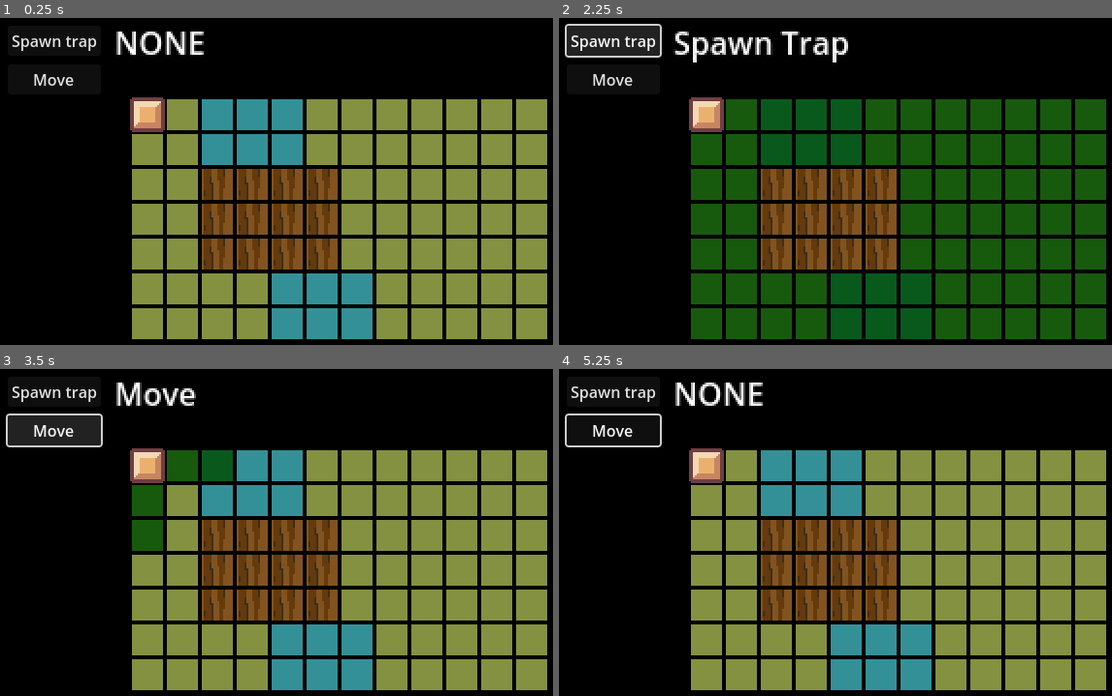
Above: before the commit, frames 1-4 (two rows, left to right).
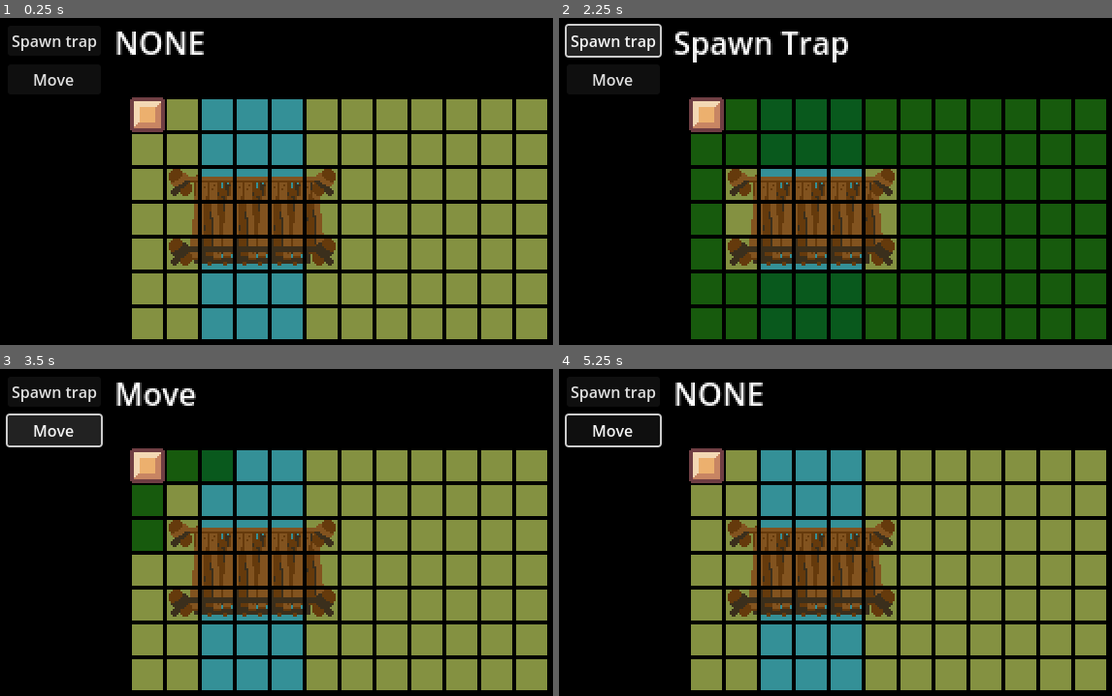
Above: after the commit, the same moments.

Repository: SadnessTrain/ronin-final-breath
Game: Godot game, scene res://Scenes/MainScene.tscn
The game is run twice, just before and just after one commit, with the same random seed, the same clock (stepped at 60 frames per second) and the same inputs.
Inputs (mouse positions are in pixels of both pictures, inside the frame that each line leads up to):
- Up to frame 1 (0.25 s): no input
- Up to frame 2 (2.25 s): click "Spawn trap" at 0.5 s; click "Move" at 1.25 s; click "Spawn trap" at 2 s
- Up to frame 3 (3.5 s): click "Move" at 2.75 s
- Up to frame 4 (5.25 s): click "Spawn trap" at 3.5 s; click "Move" at 4.25 s; tap Enter at 5 s; move the mouse to (708, 467) at 5.02 s; click (708, 467) at 5.1 s

The runs differ from the first frame. In frame 1, 8.3% of the frame differs, in the area x 30-68%, y 46-99%; in frame 2, 4.9%; in frame 3, 8.3%; in frame 4, 8.3%.

Commit message:
Add textures for bridge edges and corners

Diff:
--- a/Scripts/Entities/Obstacle/BridgeEntity.gd
+++ b/Scripts/Entities/Obstacle/BridgeEntity.gd
@@ -1,7 +1,17 @@
 extends Entity
 class_name BridgeEntity
 
+var bridgeLeftTopCorner = preload("res://Textures/Playfield/Bridge/BridgeLeftTopCorner.png")
+var bridgeTopEdge = preload("res://Textures/Playfield/Bridge/BridgeTopEdge.png")
+var bridgeRightTopCorner = preload("res://Textures/Playfield/Bridge/BridgeRightTopCorner.png")
+
+var bridgeLeftMiddleEdge = preload("res://Textures/Playfield/Bridge/BridgeLeftMiddleEdge.png")
 var bridgeMiddle = preload("res://Textures/Playfield/Bridge/BridgeMiddle.png")
+var bridgeRightMiddleEdge = preload("res://Textures/Playfield/Bridge/BridgeRightMiddleEdge.png")
+
+var bridgeLeftBottomCorner = preload("res://Textures/Playfield/Bridge/BridgeLeftBottomCorner.png")
+var bridgeBottomEdge = preload("res://Textures/Playfield/Bridge/BridgeBottomEdge.png")
+var bridgeRightBottomCorner = preload("res://Textures/Playfield/Bridge/BridgeRightBottomCorner.png")
 
 @export var sprite: Sprite2D
 
@@ -13,6 +23,28 @@
 
 func GetTexture() -> Texture2D:
 
+	print(direction)
+
+	match direction:
+		Vector2i(-1, -1):
+			return bridgeLeftTopCorner
+		Vector2i(0, -1):
+			return bridgeTopEdge
+		Vector2i(1, -1):
+			return bridgeRightTopCorner
+
+		Vector2i(-1, 0):
+			return bridgeLeftMiddleEdge
+		Vector2i(1, 0):
+			return bridgeRightMiddleEdge
+
+		Vector2i(-1, 1):
+			return bridgeLeftBottomCorner
+		Vector2i(0, 1):
+			return bridgeBottomEdge
+		Vector2i(1, 1):
+			return bridgeRightBottomCorner
+
 	return bridgeMiddle
 
 func UpdateTexture():
--- a/Scripts/Playfield/Playfield.gd
+++ b/Scripts/Playfield/Playfield.gd
@@ -81,7 +81,7 @@
 	#var randomTopPosition = Vector2i(Utils.randomInt(riverMargin, size.x - (riverMargin + 1)), 0)
 	#var randomBottomPosition = Vector2i(Utils.randomInt(riverMargin, size.x - (riverMargin + 1)), size.y - 1)
 	var randomTopPosition = Vector2i(3, 0)
-	var randomBottomPosition = Vector2i(5, size.y - 1)
+	var randomBottomPosition = Vector2i(3, size.y - 1)
 
 	for waterTilePos in GetAllWaterTilesPos(randomTopPosition, randomBottomPosition, riverWidth):
 		tiles[waterTilePos].SetType("WATER")
@@ -99,7 +99,7 @@
 	return -1
 
 func GetLastRiverTileInRow(firstRiverTile: int) -> int:
-	return firstRiverTile + 1 + riverWidth
+	return firstRiverTile + 2 + riverWidth
 
 func GenerateBridge():
 	var yMiddle: int = floor(size.y / 2)
@@ -113,12 +113,12 @@
 			var dir = Vector2(0, 0)
 			if x == xMin:
 				dir.x = -1
-			elif x == xMax:
+			elif x == xMax - 1:
 				dir.x = 1
 
 			if y == yMiddle - 1:
 				dir.y = -1
-			elif  y == yMiddle + 2:
+			elif  y == yMiddle + 2 - 1:
 				dir.y = 1
 
 			bridgeElement.SetDirection(dir)
Binary file added: Textures/Playfield/Bridge/BridgeLeftMiddleEdge.png
Not shown, added: Textures/Playfield/Bridge/BridgeLeftMiddleEdge.png.import
Binary file added: Textures/Playfield/Bridge/BridgeRightMiddleEdge.png
Not shown, added: Textures/Playfield/Bridge/BridgeRightMiddleEdge.png.import
